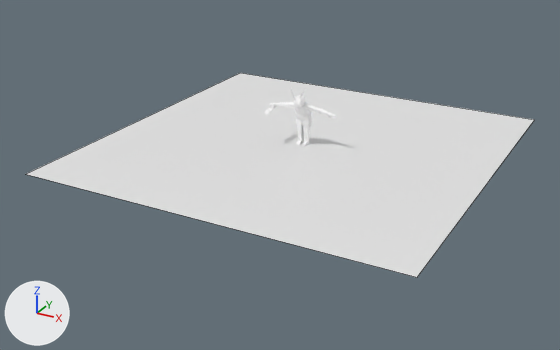
What one commit did to the Blender file resources/blender/fallen.blend.
Camera for both pictures: a 50 mm camera at (3.55, -6.95, 3.06) aimed at (-0.09, -0.34, -0.25). Every picture has the same lights, and +X, +Y and +Z are marked at lower left. Mesh edges are drawn as thin lines on the coarser meshes.

Script lines for the objects in view, before the commit:
```python
me_cube_002 = bpy.data.meshes.new('Cube.002')
me_cube_002.from_pydata(...)  # 356 vertices, 367 faces; spans x -2.21..2.21, y -0.8..0.51, z 0.0..3.73
me_cube_002.materials.append(mat_kid_004)  # its picture is missing
me_plane = bpy.data.meshes.new('Plane')
me_plane.from_pydata([(-1.0, -1.0, 0.0), (1.0, -1.0, 0.0), (-1.0, 1.0, 0.0), (1.0, 1.0, 0.0)], [], [(0, 1, 3, 2)])
ob_body = bpy.data.objects.new('Body', me_cube_002)
ob_body.location = (0.0, 0.0, 0.0)
ob_body.scale = (0.177, 0.177, 0.177)
ob_shadow_plane = bpy.data.objects.new('Shadow_Plane', me_plane)
ob_shadow_plane.location = (0.0, 0.0, 0.0)
ob_shadow_plane.scale = (2.02, 2.02, 2.02)
```
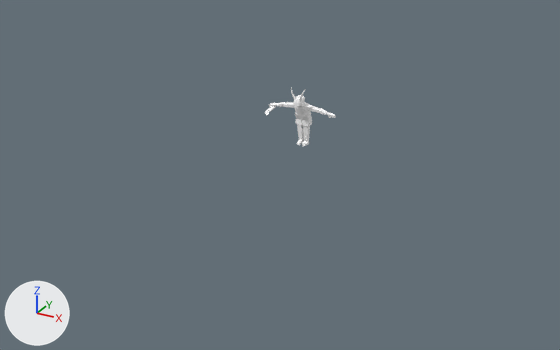
Where the change shows, as pixel boxes (x1, y1, x2, y2) in the pictures (560 x 350 px):
'Shadow_Plane', hidden
    before: (27, 73, 534, 277)

The change in detail:
Object 'Shadow_Plane' (ob_shadow_plane) is now hidden.
